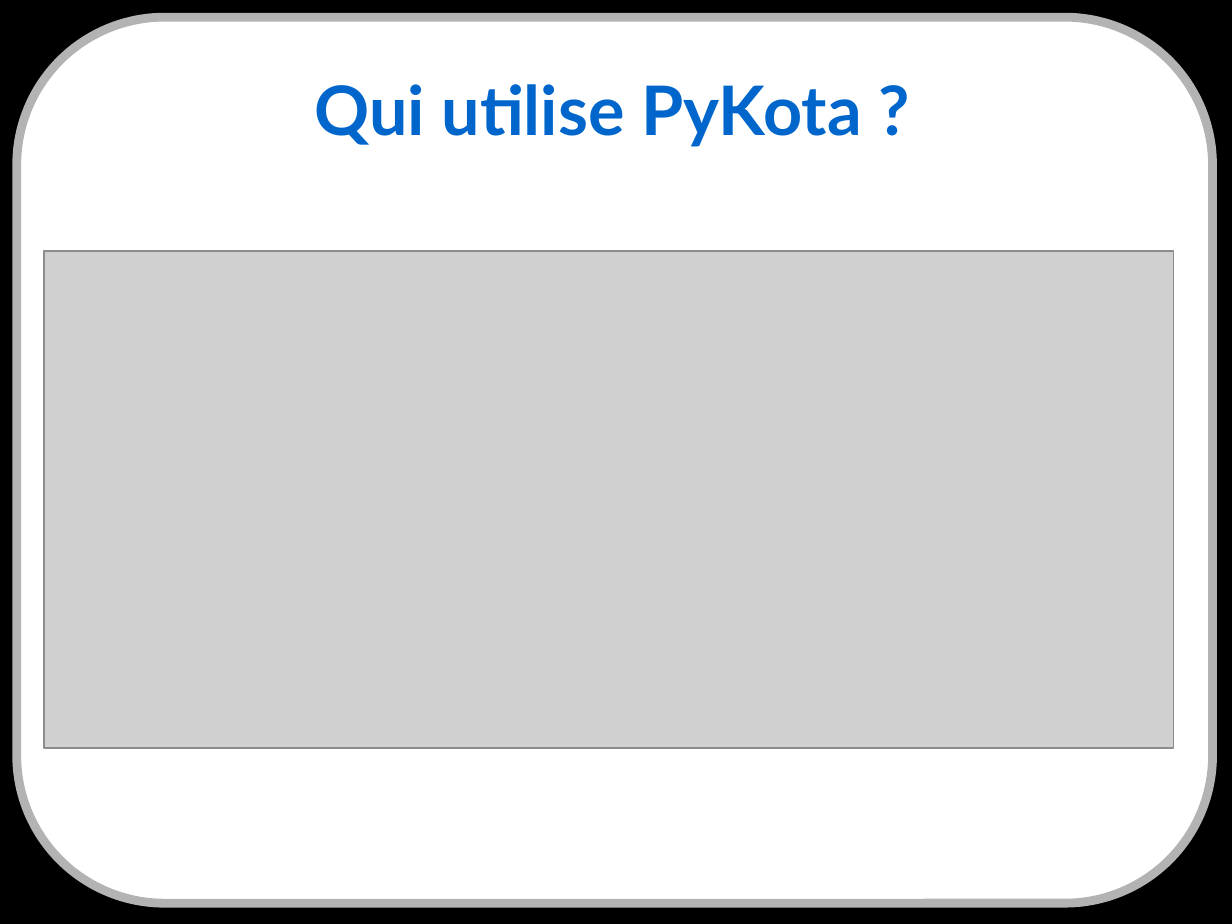
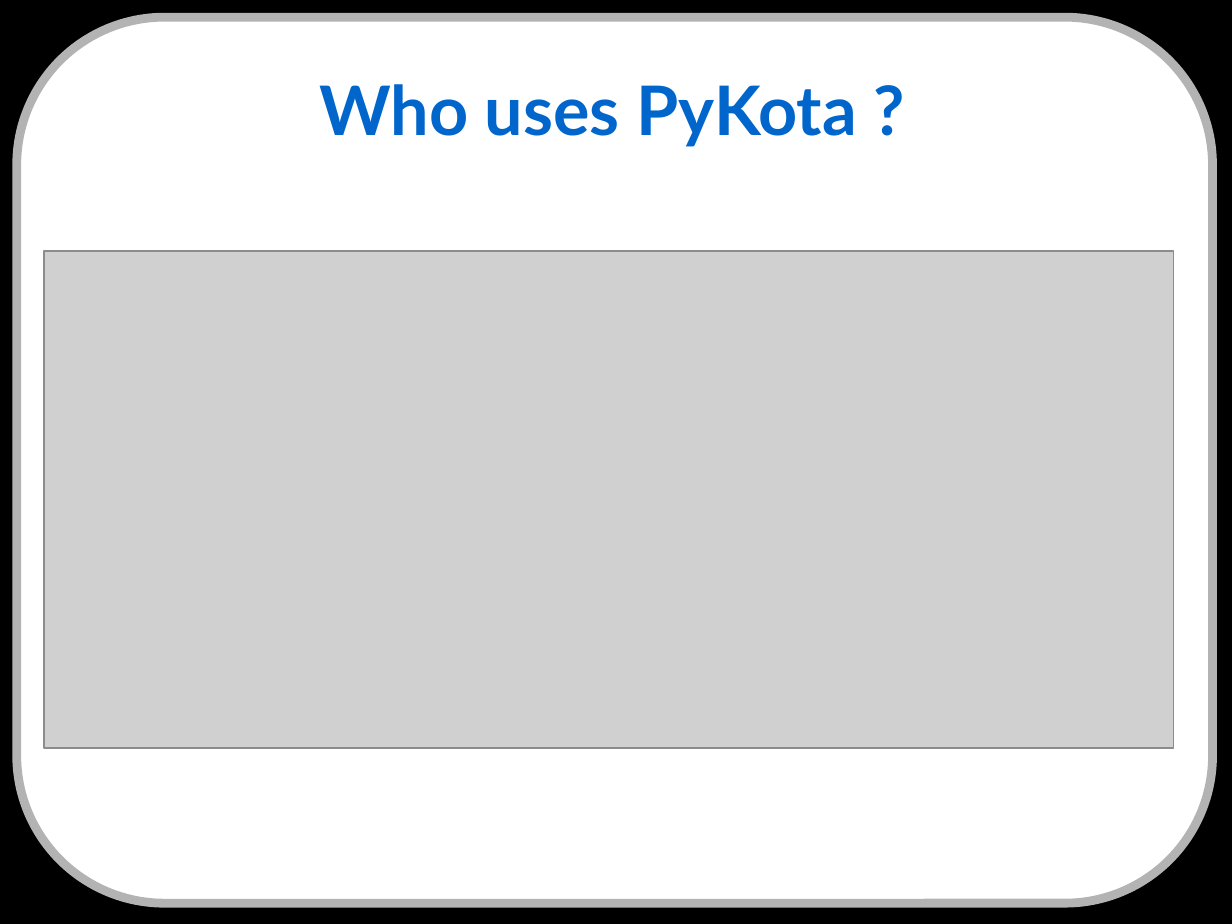
Before and after one commit to cnighswonger/pykota, a slide deck: slide 30 of docs/presentations/english/conference_jm2l2008-20081115.odp. Drawn at 1232x924 pixels with LibreOffice and Linux fonts; fonts in the diff are those of the drawing; grey boxes stand for pictures. Boxes give left, top, right and bottom in pixels: in the first picture for what was removed or moved away, otherwise in the second. Text is boxed around its words. In the diff, an @@ line names an element or a change of style, - is before the commit and + after.

```diff
--- a/docs/presentations/english/conference_jm2l2008-20081115.odp
+++ b/docs/presentations/english/conference_jm2l2008-20081115.odp
@@ title at <box>319,84,857,147</box>: text changed @@
-Qui utilise PyKota ?
+Who uses PyKota ?
```
Also in this commit, not shown: 12 other slides changed, 8 slides added, 8 slides removed.
